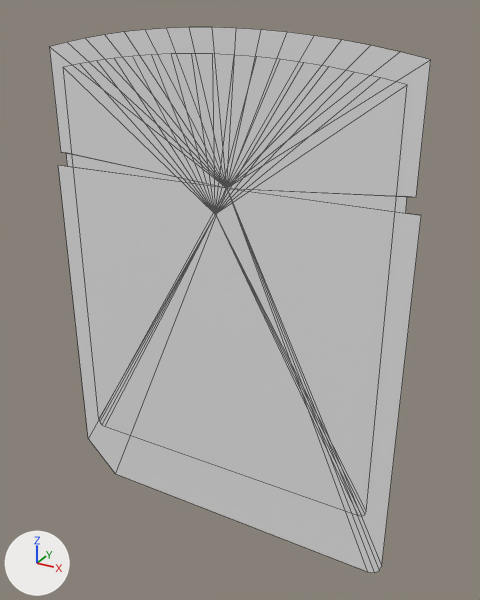
Renders of the OBJ model fork/floating-media/DATA/float_vita_gloss5.obj from each side of a commit.
Both versions are drawn from a camera (50 mm lens) standing at (1.11, -1.93, 0.98) and looking at (0.07, -0.04, 0.03). The axes (+X, +Y, +Z) are drawn at lower left. The lights are the same throughout. The first picture is the older version. Mesh edges are drawn as thin lines. Where no turn or scale is listed for an object, it has been applied to the vertices.

In view in the first picture: 'float_vita_gloss5'.
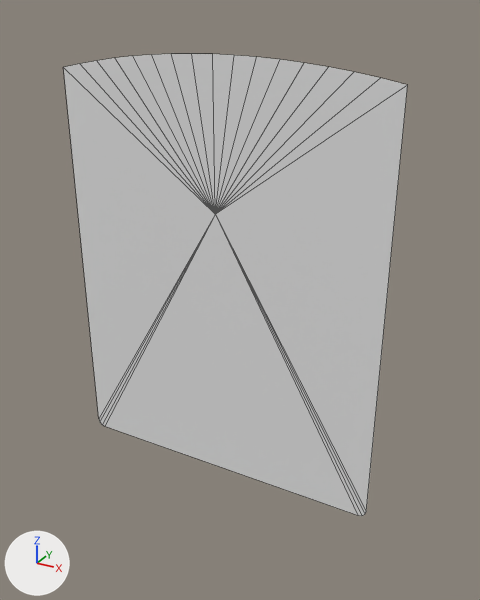
Location of each change, (x1, y1, x2, y2) in pixels of the pictures (480 x 600 px):
'float_vita_gloss5', reshaped (10% narrower, 15% shorter)
    before: (50, 27, 431, 573)
    after: (64, 54, 407, 516)
part 1 of me_float_vita_gloss5, deleted
    before: (50, 27, 431, 573)

The edits, one by one:
me_float_vita_gloss5 is used by ob_float_vita_gloss5; location (0.0, 0.0, 0.0).
me_float_vita_gloss5 had 58 vertices, 56 faces and spanned x -0.68..0.68, y -0.09, z -0.93..0.93.
me_float_vita_gloss5 now has 26 vertices, 25 faces and spans x -0.61..0.61, y -0.09, z -0.69..0.85.
me_float_vita_gloss5 part 1: the loose piece of 32 vertices spanning x -0.68..0.68, y -0.09, z -0.93..0.93 is deleted.
